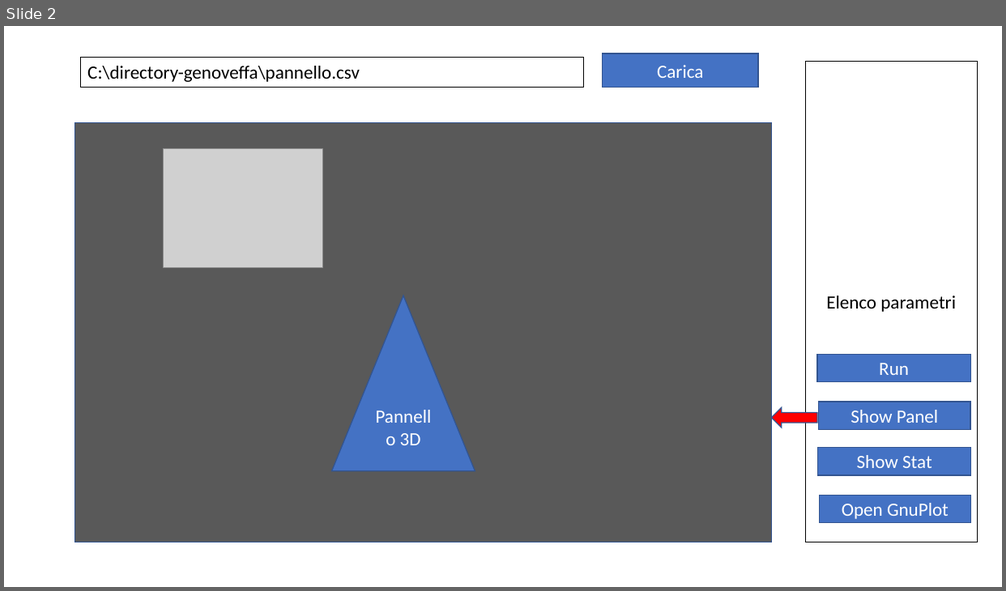
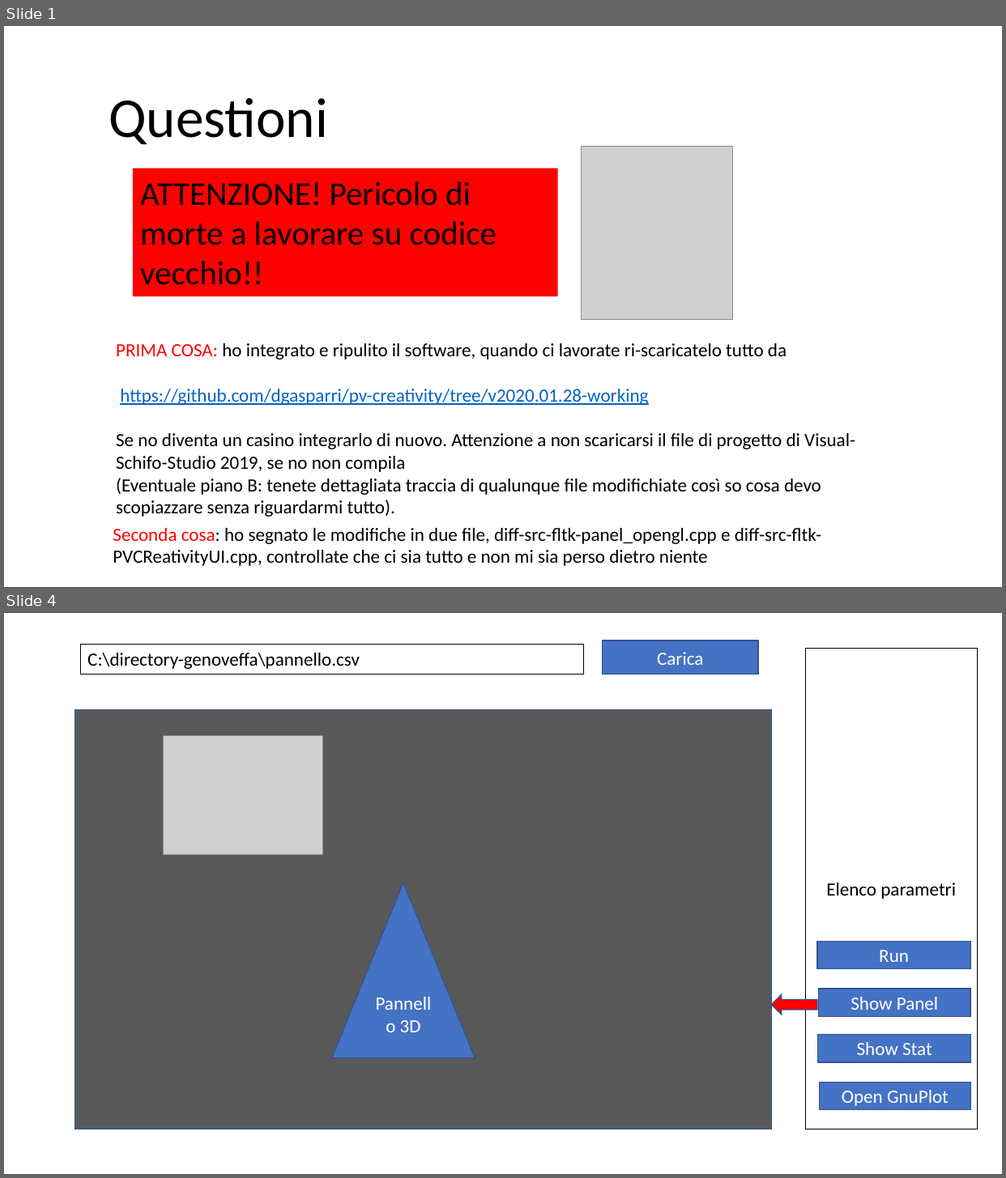
Before and after one commit to dgasparri/pv-creativity, a slide deck: doc/interfaccia.pptx. Shown one above the other, each under a label of ours: slide 2 before the commit, slides 1 and 4 after it; the slides between them are not shown. The pictures are 1006x591 and 1006x1178 pixels, drawn with LibreOffice and Linux fonts; fonts in the diff are those of the drawing; grey boxes stand for pictures. Boxes give left, top, right and bottom in pixels: in the first picture for what was removed or moved away, otherwise in the second. Text is boxed around its words. In the diff, an @@ line names an element or a change of style, - is before the commit and + after.

```diff
--- a/doc/interfaccia.pptx
+++ b/doc/interfaccia.pptx
@@ slide 1 added at (4, 26, 1002, 587), background #FFFFFF @@
@@ title added at (108, 98, 328, 145), 54 pt, text #000000 @@
+Questioni
@@ picture added at (582, 146, 733, 319) @@
@@ rectangle added at (133, 169, 558, 297), fill #FF0000, 32 pt, text #000000 @@
+ATTENZIONE! Pericolo di morte a lavorare su codice vecchio!!
@@ text added at (116, 344, 855, 517), 18 pt, text #000000 @@
+PRIMA COSA: ho integrato e ripulito il software, quando ci lavorate ri-scaricatelo tutto da
+https://github.com/dgasparri/pv-creativity/tree/v2020.01.28-working
+Se no diventa un casino integrarlo di nuovo. Attenzione a non scaricarsi il file di progetto di Visual-Schifo-Studio 2019, se no non compila
+(Eventuale piano B: tenete dettagliata traccia di qualunque file modifichiate così so cosa devo scopiazzare senza riguardarmi tutto).
@@ text added at (113, 528, 821, 566), 18 pt, text #000000 @@
+Seconda cosa: ho segnato le modifiche in due file, diff-src-fltk-panel_opengl.cpp e diff-src-fltk-PVCReativityUI.cpp, controllate che ci sia tutto e non mi sia perso dietro niente
@@ what was slide 2 is now slide 4 @@
```
Also in this commit, not shown: 1 slide changed, 1 other slide added.
